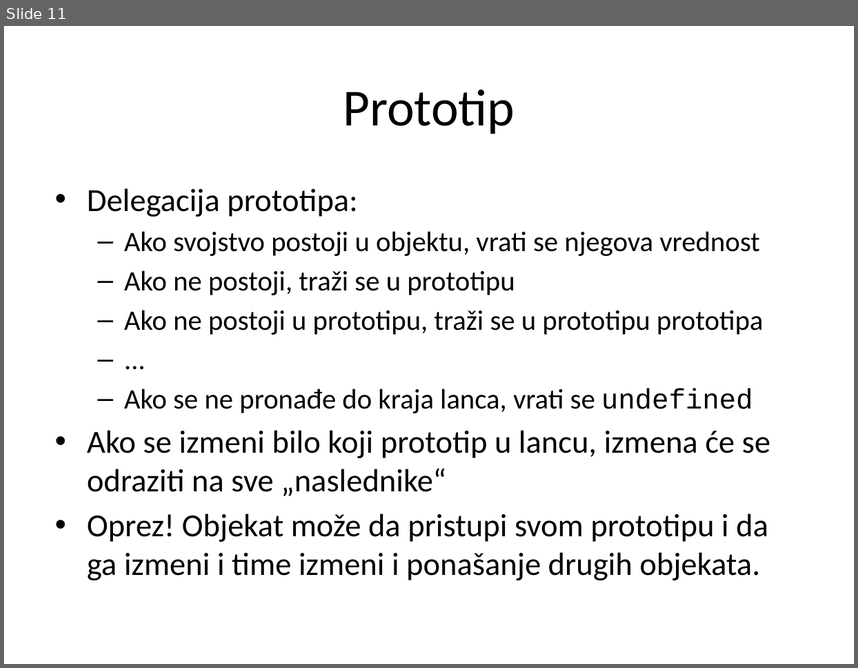
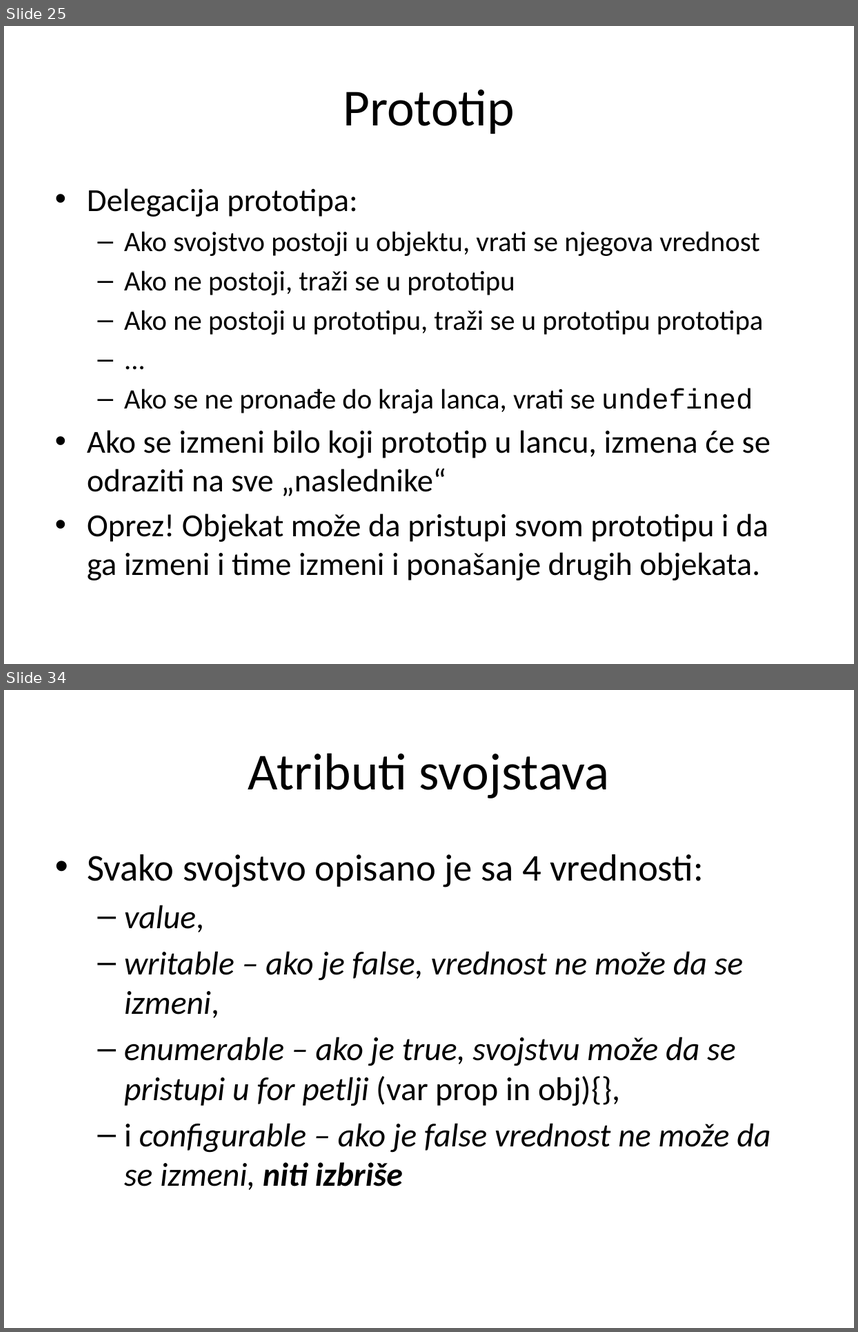
Before and after one commit to StefanAndjelic/2016, a slide deck: JavaScript/01_Objekti/JavaScript_01_Objekti.pptx. Shown one above the other, each under a label of ours: slide 11 before the commit, slides 25 and 34 after it; the slides between them are not shown. The pictures are 858x668 and 858x1332 pixels, drawn with LibreOffice and Linux fonts; fonts in the diff are those of the drawing. Boxes give left, top, right and bottom in pixels: in the first picture for what was removed or moved away, otherwise in the second. Text is boxed around its words. In the diff, an @@ line names an element or a change of style, - is before the commit and + after.

```diff
--- a/JavaScript/01_Objekti/JavaScript_01_Objekti.pptx
+++ b/JavaScript/01_Objekti/JavaScript_01_Objekti.pptx
@@ slide 34 added at (4, 690, 854, 1328), background #FFFFFF @@
@@ title added at (248, 753, 610, 798), 44 pt, text #000000 @@
+Atributi svojstava
@@ text added at (87, 854, 771, 1190), 28 pt, text #000000, italic @@
+• Svako svojstvo opisano je sa 4 vrednosti:
+  – value,
+  – writable – ako je false, vrednost ne može da se izmeni,
+  – enumerable – ako je true, svojstvu može da se pristupi u for petlji (var prop in obj){},
+  – i configurable – ako je false vrednost ne može da se izmeni, niti izbriše
@@ what was slide 11 is now slide 25 @@
```
Also in this commit, not shown: 5 slides changed, 24 other slides added, 1 slide removed, 2 other files.
